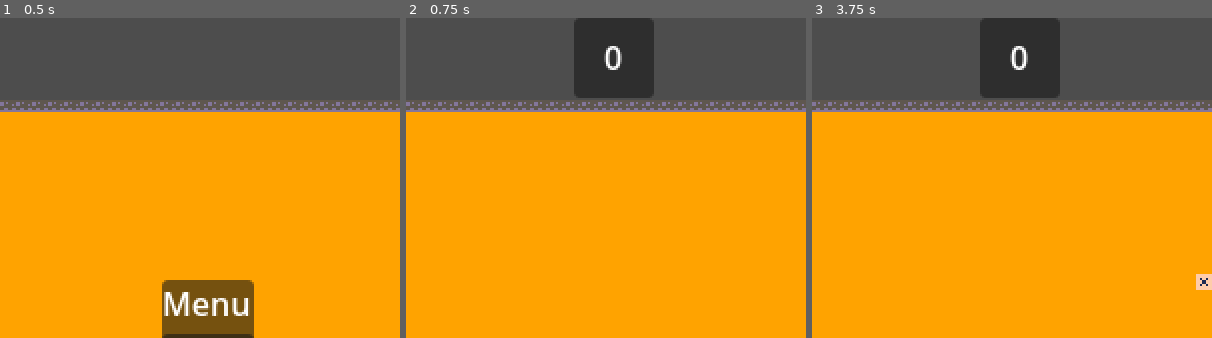
Above: before the commit, frames 1-3 (left to right).
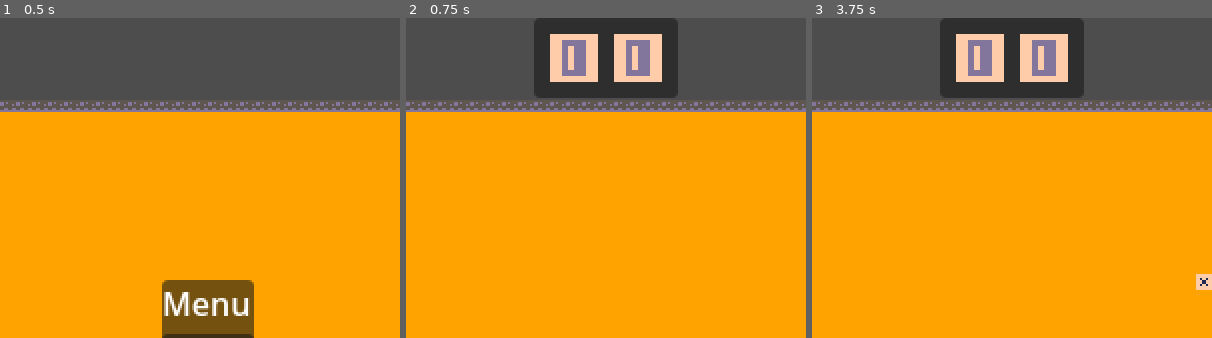
Above: after the commit, the same moments.

Repository: quiet-night-studio/snake
Game: Godot game, scene res://main.tscn
Two runs of this game, one before a commit and one after it. Both use one fixed random seed, a clock stepped at 60 frames per second and the inputs below.
Inputs:
- Up to frame 1 (0.5 s): no input
- Up to frame 2 (0.75 s): click "Start" at 0.5 s
- Up to frame 3 (3.75 s): tap Enter at 1.25 s; hold Right (ui_right) 1.28-2.03 s; tap Space at 2 s; hold Down (ui_down) 2.03-2.78 s; hold Right (ui_right) 2.78-3.53 s; hold Up (ui_up) from 3.53 s (still down)
The pictures show only the part of the screen within x 24-74%, y 0-50%; the shares and areas given below are measured in that part.

Frame 1 is identical in both runs. In frame 2, 6.5% of the frame differs, in the area x 32-68%, y 0-25%; in frame 3, 6.5%.

Commit message:
better score

Diff:
--- a/main.gd
+++ b/main.gd
@@ -15,6 +15,19 @@
 	}
 }
 
+const number_textures = {
+	0: preload("res://assets/default/tiles/tile_0135.png"),
+	1: preload("res://assets/default/tiles/tile_0136.png"),
+	2: preload("res://assets/default/tiles/tile_0137.png"),
+	3: preload("res://assets/default/tiles/tile_0138.png"),
+	4: preload("res://assets/default/tiles/tile_0139.png"),
+	5: preload("res://assets/default/tiles/tile_0140.png"),
+	6: preload("res://assets/default/tiles/tile_0141.png"),
+	7: preload("res://assets/default/tiles/tile_0142.png"),
+	8: preload("res://assets/default/tiles/tile_0143.png"),
+	9: preload("res://assets/default/tiles/tile_0144.png")
+}
+
 enum GameState { MENU, PLAYING, GAME_OVER }
 
 @onready var drops_timer: Timer = $DropsTimer
@@ -25,6 +38,8 @@
 @onready var menu_panel_container: PanelContainer = %MenuPanelContainer
 @onready var counter_panel_container: PanelContainer = %CounterPanelContainer
 @onready var score_label: Label = %ScoreLabel
+@onready var tens: Sprite2D = %Tens
+@onready var units: Sprite2D = %Units
 
 var current_state: GameState = GameState.MENU
 var total_points: int = 0
@@ -38,7 +53,13 @@
 
 
 func setup_drops_list() -> void:
-	drops_list = [Scenes.DROPS.REVERSE]
+	drops_list = [
+		Scenes.DROPS.REVERSE,
+		Scenes.DROPS.GHOST,
+		Scenes.DROPS.BLOCK,
+		Scenes.DROPS.SPEED_SLOW,
+		Scenes.DROPS.FRUIT
+	]
 
 
 func setup_connections() -> void:
@@ -84,7 +105,11 @@
 
 func _on_points_updated() -> void:
 	total_points += 1
-	points_label.text = str(total_points)
+	var t = total_points / 10
+	var u = total_points % 10
+
+	tens.texture = number_textures[t]
+	units.texture = number_textures[u]
 
 
 func update_score_display() -> void:
--- a/main.tscn
+++ b/main.tscn
@@ -1,7 +1,8 @@
-[gd_scene load_steps=7 format=4 uid="uid://bmiikbcamvexc"]
+[gd_scene load_steps=8 format=4 uid="uid://bmiikbcamvexc"]
 
 [ext_resource type="Script" path="res://main.gd" id="1_3edgq"]
 [ext_resource type="Texture2D" uid="uid://chtrccq3frjt4" path="res://assets/default/tilemap/tilemap_packed.png" id="1_4lja2"]
+[ext_resource type="Texture2D" uid="uid://btup8mcpgs3i6" path="res://assets/default/tiles/tile_0135.png" id="3_up76j"]
 
 [sub_resource type="TileSetAtlasSource" id="TileSetAtlasSource_diwpi"]
 texture = ExtResource("1_4lja2")
@@ -354,20 +355,35 @@
 
 [node name="CounterPanelContainer" type="PanelContainer" parent="CanvasLayer"]
 unique_name_in_owner = true
-visible = false
 anchors_preset = 5
 anchor_left = 0.5
 anchor_right = 0.5
-offset_left = -20.0
-offset_right = 20.0
+offset_left = -40.0
+offset_right = 32.0
 offset_bottom = 40.0
 grow_horizontal = 2
 
 [node name="PointsLabel" type="Label" parent="CanvasLayer/CounterPanelContainer"]
 unique_name_in_owner = true
+visible = false
 layout_mode = 2
 text = "0"
 horizontal_alignment = 1
+
+[node name="HBoxContainer" type="HBoxContainer" parent="CanvasLayer/CounterPanelContainer"]
+layout_mode = 2
+
+[node name="Tens" type="Sprite2D" parent="CanvasLayer/CounterPanelContainer/HBoxContainer"]
+unique_name_in_owner = true
+position = Vector2(20, 20)
+scale = Vector2(3, 3)
+texture = ExtResource("3_up76j")
+
+[node name="Units" type="Sprite2D" parent="CanvasLayer/CounterPanelContainer/HBoxContainer"]
+unique_name_in_owner = true
+position = Vector2(52, 20)
+scale = Vector2(3, 3)
+texture = ExtResource("3_up76j")
 
 [node name="DeathPanelContainer" type="PanelContainer" parent="CanvasLayer"]
 unique_name_in_owner = true
--- a/scenes/drops/ghost.tscn
+++ b/scenes/drops/ghost.tscn
@@ -11,10 +11,10 @@
 collision_mask = 8
 script = ExtResource("1_utajl")
 
+[node name="CollisionShape2D" type="CollisionShape2D" parent="."]
+position = Vector2(4, 4)
+shape = SubResource("RectangleShape2D_m7sxq")
+
 [node name="Sprite2D" type="Sprite2D" parent="."]
 texture = ExtResource("1_igm7h")
 centered = false
-
-[node name="CollisionShape2D" type="CollisionShape2D" parent="."]
-position = Vector2(4, 4)
-shape = SubResource("RectangleShape2D_m7sxq")
